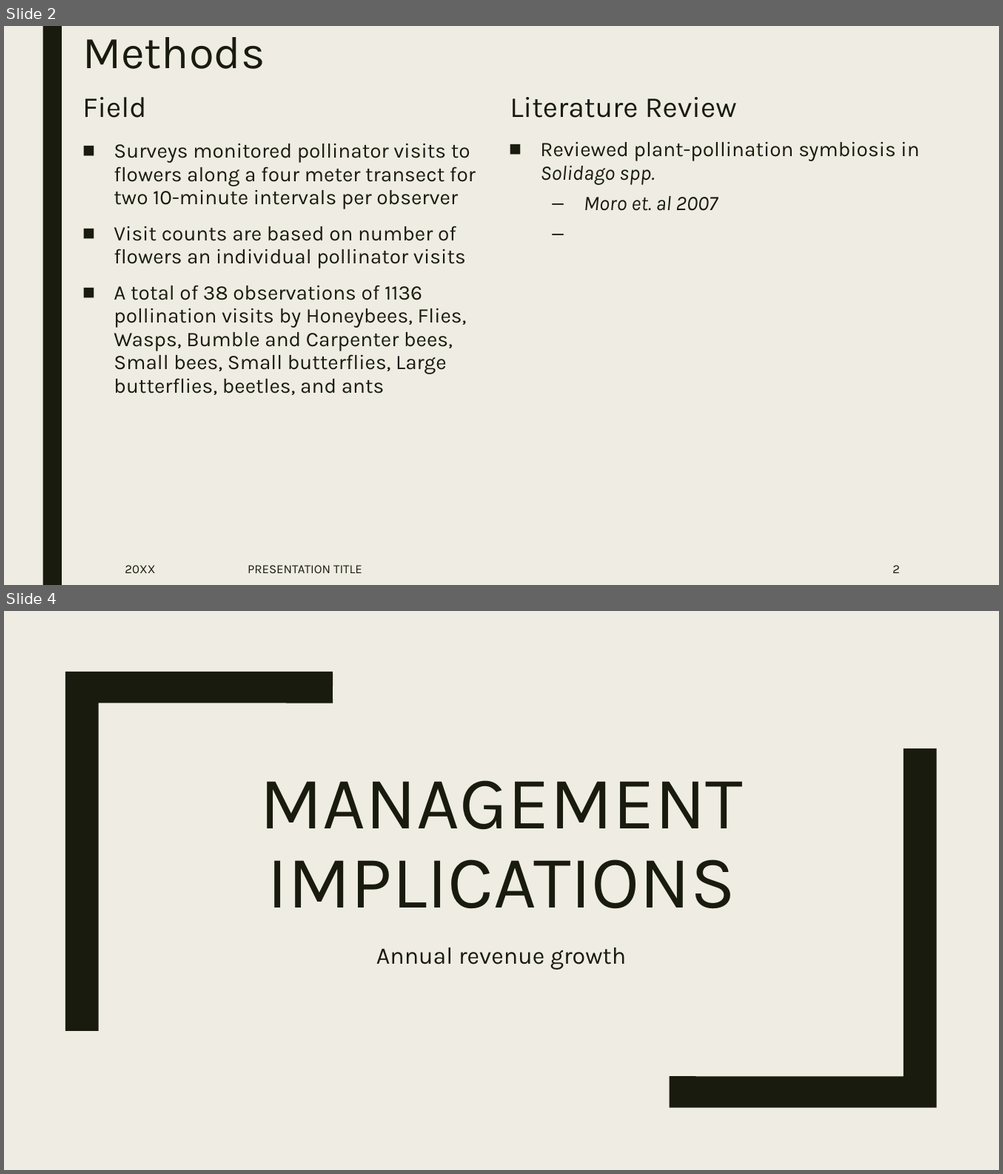
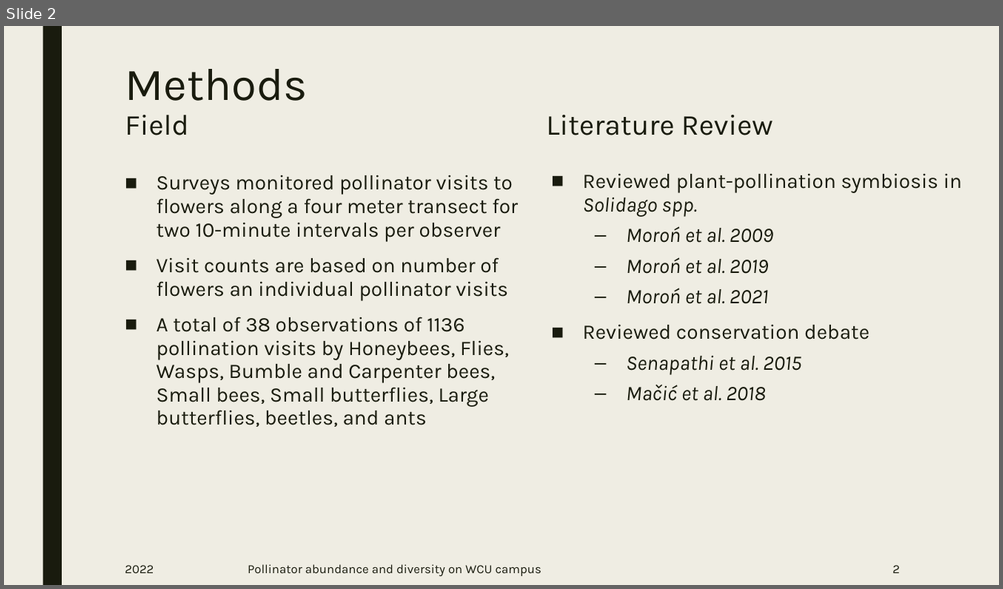
Before and after one commit to nottedy94/COAD-Final, a slide deck: Pollinator abundance survey.pptx. Shown one above the other, each under a label of ours: slides 2 and 4 before the commit, slide 2 after it; the slides between them are not shown. The pictures are 1003x1174 and 1003x589 pixels, drawn with LibreOffice and Linux fonts; fonts in the diff are those of the drawing; background and template pictures are left out. Boxes give left, top, right and bottom in pixels: in the first picture for what was removed or moved away, otherwise in the second. Text is boxed around its words. In the diff, an @@ line names an element or a change of style, - is before the commit and + after.

```diff
--- a/Pollinator abundance survey.pptx
+++ b/Pollinator abundance survey.pptx
@@ slide 4 removed at [4, 611, 999, 1170], background #EFEDE3 @@
@@ freeform shape removed at [65, 672, 333, 1031] @@
@@ freeform shape removed at [669, 749, 936, 1108] @@
@@ title removed at [259, 780, 743, 909] @@
-MANAGEMENT IMPLICATIONS
@@ subtitle removed at [376, 948, 626, 970] @@
-Annual revenue growth
@@ slide 2 changed as well @@
@@ 2 texts, 1 title: place and size @@
-2 texts, 1 title at [82, 37, 919, 395]
+2 texts, 1 title at [125, 69, 962, 427]
@@ text at [583, 227, 869, 401]: text changed @@
-  – Moro et. al 2007
+  – Moroń et al. 2009
+  – Moroń et al. 2019
+  – Moroń et al. 2021
+■ Reviewed conservation debate
+  – Senapathi et al. 2015
+  – Mačić et al. 2018
@@ text at [125, 565, 153, 574]: text changed @@
-20XX
+2022
@@ text at [247, 565, 541, 577]: text changed @@
-PRESENTATION TITLE
+Pollinator abundance and diversity on WCU campus
```
Also in this commit, not shown: 1 other slide changed, 3 slides added, 1 other slide removed, 4 other files.
